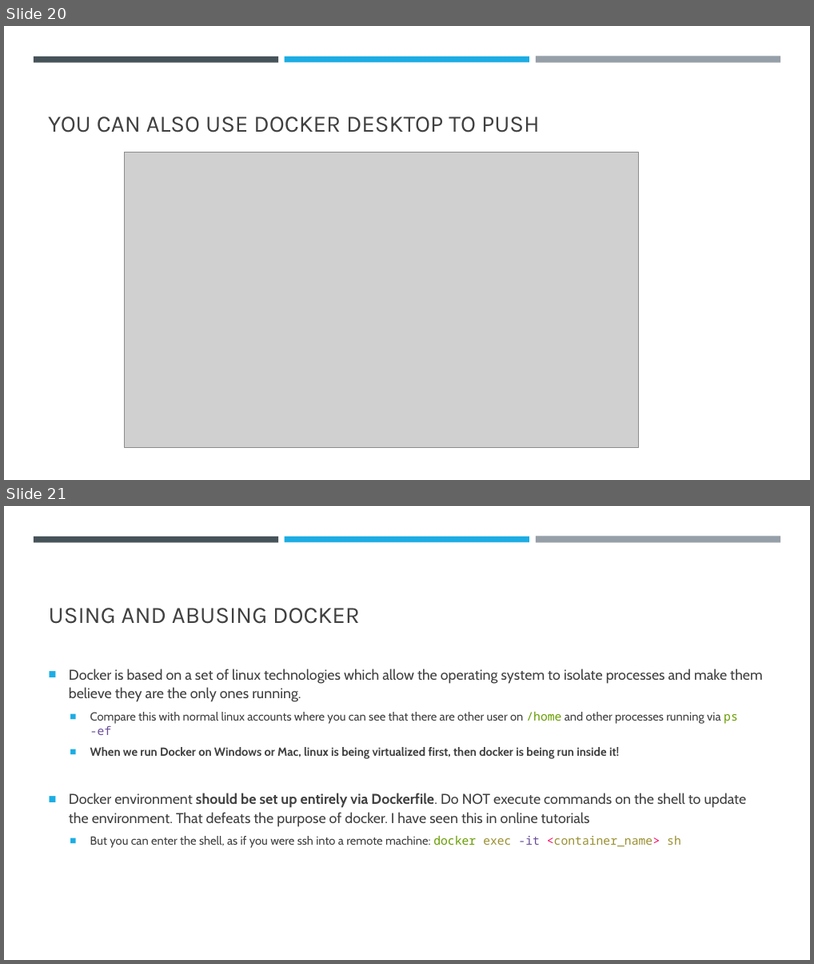
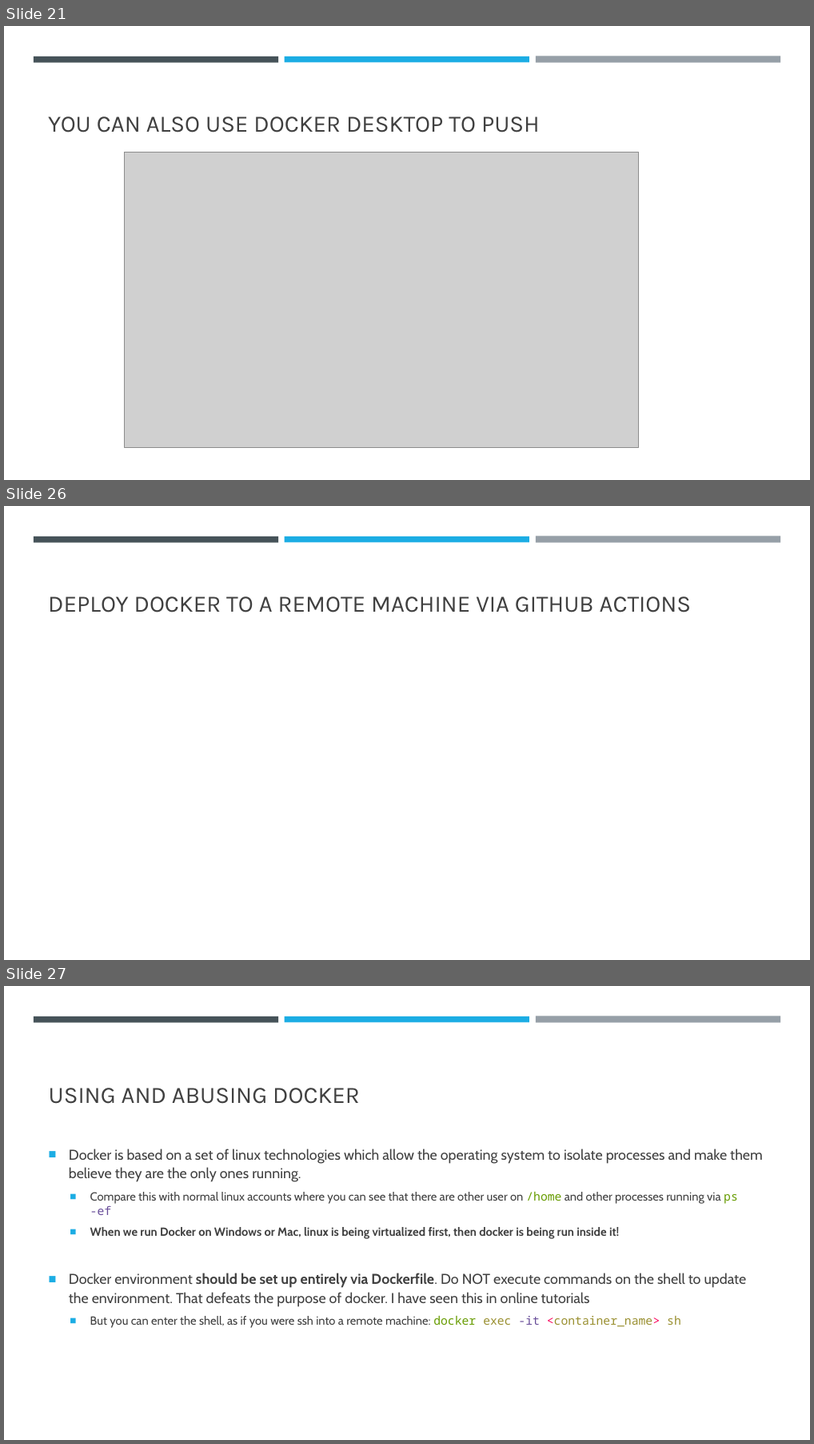
Before and after one commit to falconair/ProgrammingForAnalytics, a slide deck: lectures/120_dockerize_python_app/Docker – an introduction.pptx. Shown one above the other, each under a label of ours: slides 20 and 21 before the commit, slides 21, 26 and 27 after it; the slides between them are not shown. The pictures are 814x964 and 814x1444 pixels, drawn with LibreOffice and Linux fonts; fonts in the diff are those of the drawing; grey boxes stand for pictures. Boxes give left, top, right and bottom in pixels: in the first picture for what was removed or moved away, otherwise in the second. Text is boxed around its words. In the diff, an @@ line names an element or a change of style, - is before the commit and + after.

Commit message:
Adds GithubActions to the deck

```diff
--- a/lectures/120_dockerize_python_app/Docker – an introduction.pptx
+++ b/lectures/120_dockerize_python_app/Docker – an introduction.pptx
@@ slide 26 added at (x1=4, y1=506, x2=810, y2=960), background #FFFFFF; not listed: 3 template elements that a slide beside it also shows @@
@@ title added at (x1=48, y1=596, x2=692, y2=612), 28 pt, text #404040 @@
+DEPLOY DOCKER TO A REMOTE MACHINE VIA GITHUB ACTIONS
@@ what was slide 20 is now slide 21 @@
@@ what was slide 21 is now slide 27 @@
```
Also in this commit, not shown: 5 other slides added.
